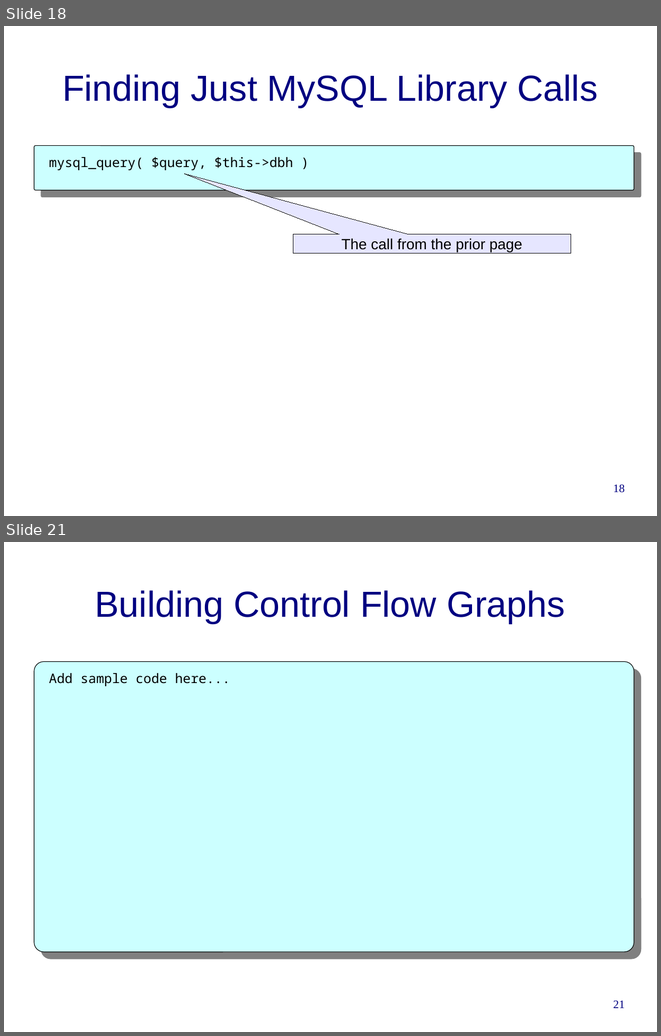
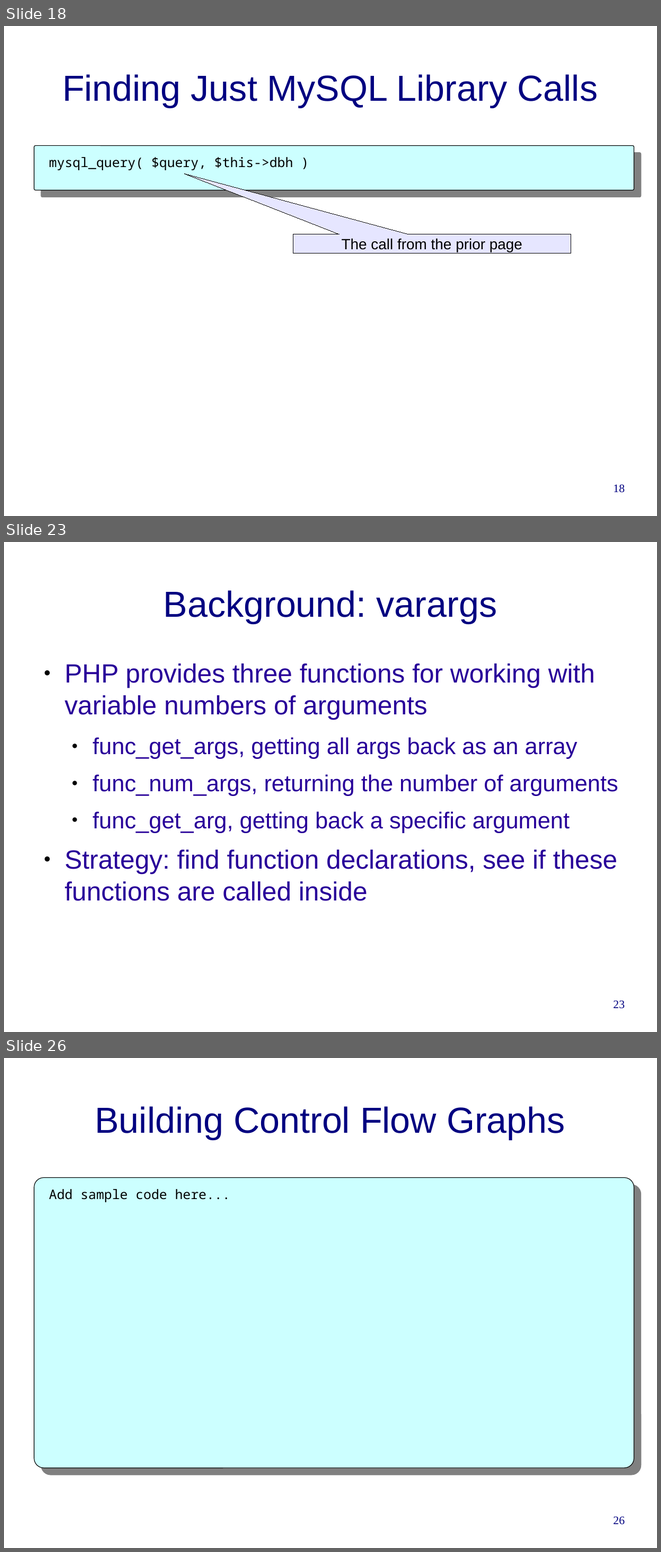
Before and after one commit to cwi-swat/rascal-course-pldi-2015, a slide deck: presentations/PHP-analysis.odp. Shown one above the other, each under a label of ours: slides 18 and 21 before the commit, slides 18, 23 and 26 after it; the slides between them are not shown. The pictures are 661x1036 and 661x1552 pixels, drawn with LibreOffice and Linux fonts; fonts in the diff are those of the drawing; background and template pictures are left out. Boxes give left, top, right and bottom in pixels: in the first picture for what was removed or moved away, otherwise in the second. Text is boxed around its words. In the diff, an @@ line names an element or a change of style, - is before the commit and + after.

```diff
--- a/presentations/PHP-analysis.odp
+++ b/presentations/PHP-analysis.odp
@@ slide 23 added at [4,542,657,1032], background #FFFFFF @@
@@ title added at [164,590,497,623], 44 pt, text #000080 @@
+Background: varargs
@@ text added at [64,663,618,901], 32 pt, text #280099 @@
+● PHP provides three functions for working with variable numbers of arguments
+  ● func_get_args, getting all args back as an array
+  ● func_num_args, returning the number of arguments
+  ● func_get_arg, getting back a specific argument
+● Strategy: find function declarations, see if these functions are called inside
@@ page number added at [613,1000,625,1008], 14 pt, text #000080 @@
+23
@@ what was slide 21 is now slide 26 @@
@@ page number at [613,1516,625,1524]: text changed @@
-21
+26
```
Also in this commit, not shown: 6 slides changed, 4 other slides added, 2 other files.
